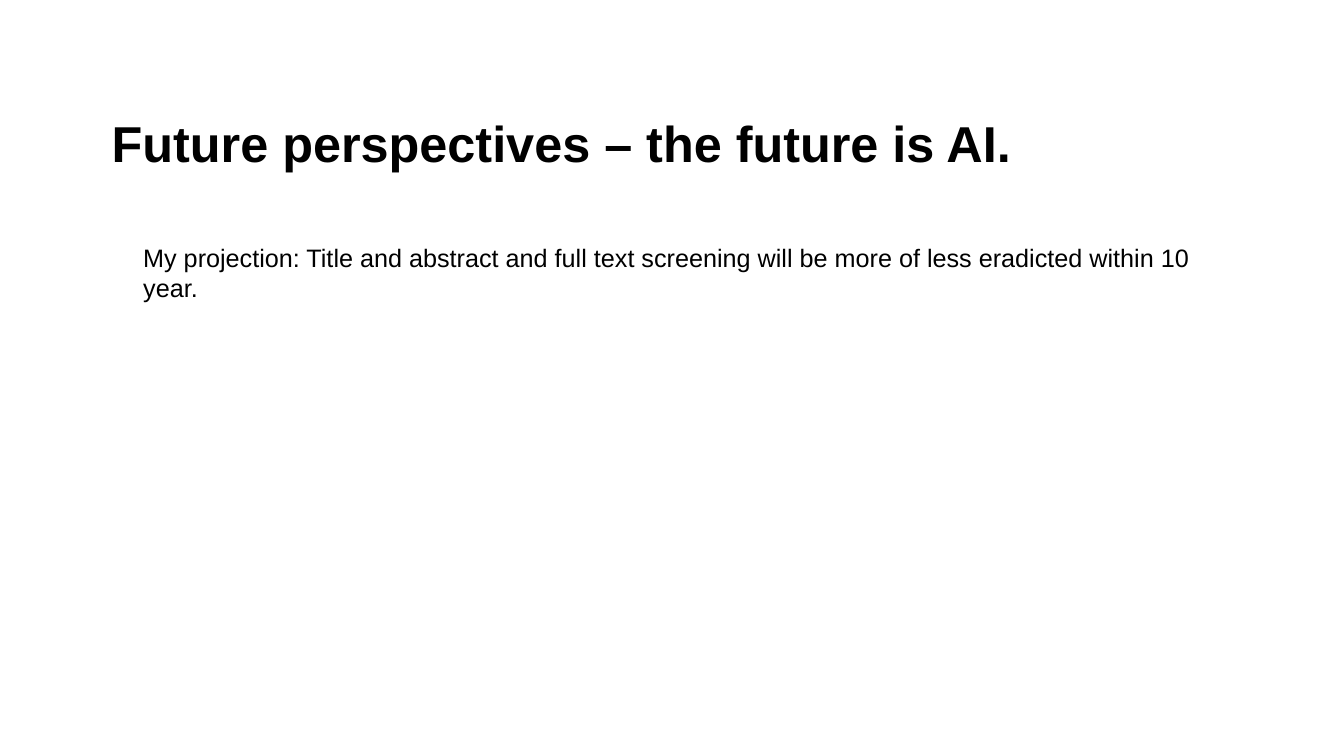
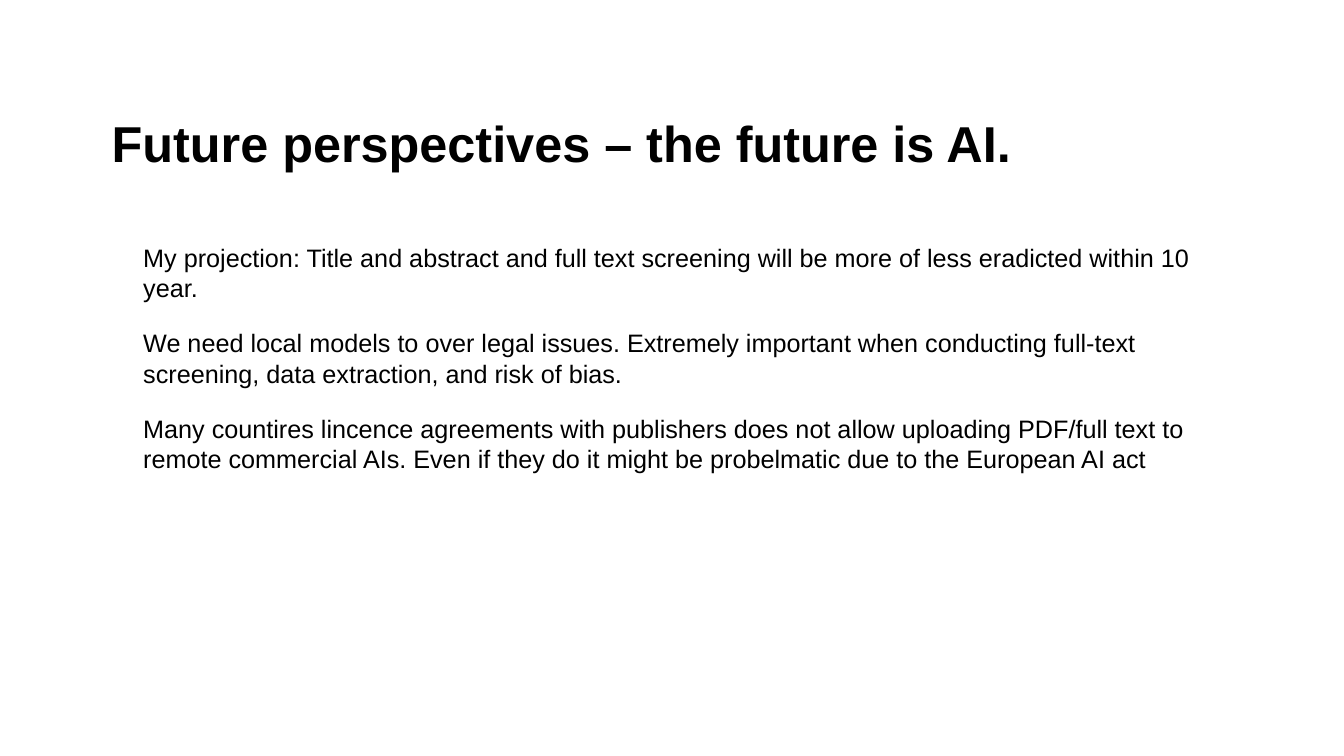
Before and after one commit to MikkelVembye/IRM2026, a slide deck: slide 13 of screen-with-gpt-models.pptx (slide 12 before the commit). Drawn at 1344x756 pixels with LibreOffice and Linux fonts; fonts in the diff are those of the drawing; background and template pictures are left out. Boxes give left, top, right and bottom in pixels: in the first picture for what was removed or moved away, otherwise in the second. Text is boxed around its words. In the diff, an @@ line names an element or a change of style, - is before the commit and + after.

```diff
--- a/screen-with-gpt-models.pptx
+++ b/screen-with-gpt-models.pptx
@@ text at bbox=[143, 333, 1183, 474]: paragraphs added @@
+• We need local models to over legal issues. Extremely important when conducting full-text screening, data extraction, and risk of bias.
+• Many countires lincence agreements with publishers does not allow uploading PDF/full text to remote commercial AIs. Even if they do it might be probelmatic due to the European AI act
```
Also in this commit, not shown: 10 other slides changed, 1 slide added, 35 other files.
